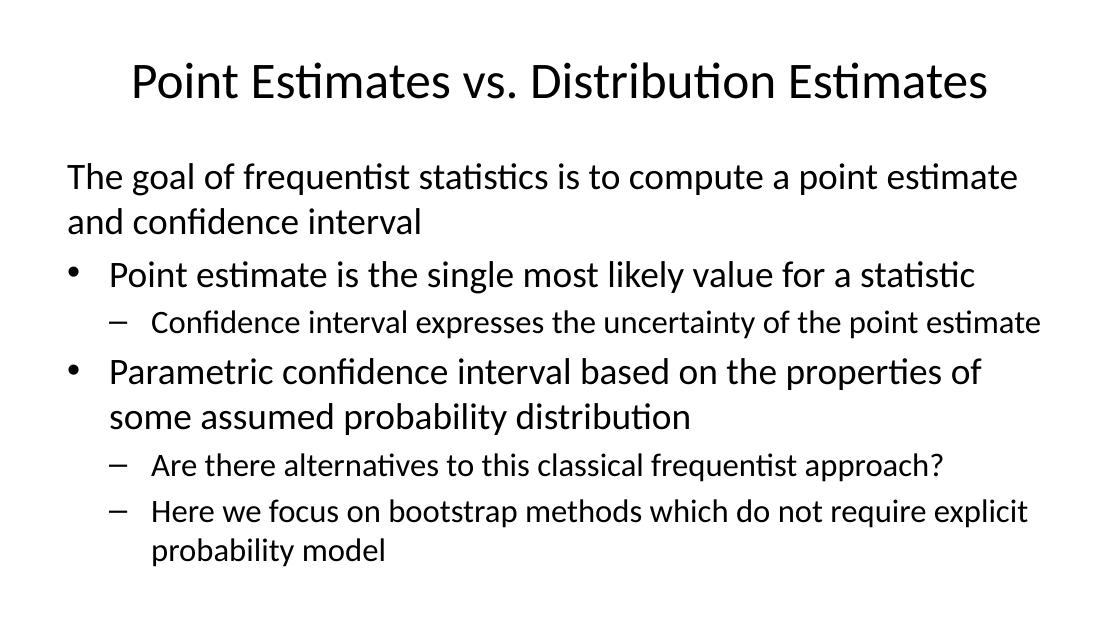
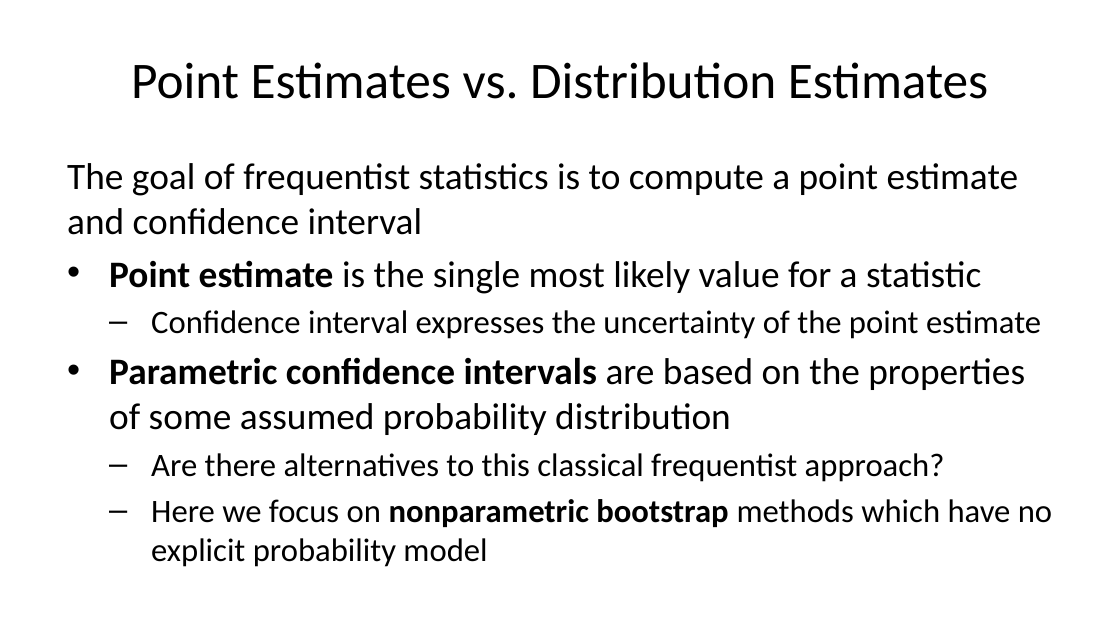
Before and after one commit to StephenElston/CSCI-E-83, a slide deck: slide 8 of LectureSlides/06b_IntroductionToBootstrap.pptx. Drawn at 1120x630 pixels with LibreOffice and Linux fonts; fonts in the diff are those of the drawing. Boxes give left, top, right and bottom in pixels: in the first picture for what was removed or moved away, otherwise in the second. Text is boxed around its words. In the diff, an @@ line names an element or a change of style, - is before the commit and + after.

```diff
--- a/LectureSlides/06b_IntroductionToBootstrap.pptx
+++ b/LectureSlides/06b_IntroductionToBootstrap.pptx
@@ text at <box>109,260,981,294</box>: bold on in "Point estimate" @@
@@ text at <box>109,357,1025,435</box>: text changed @@
-• Parametric confidence interval based on the properties of some assumed probability distribution
+• Parametric confidence intervals are based on the properties of some assumed probability distribution
@@ text at <box>151,499,1052,567</box>: text changed @@
-  – Here we focus on bootstrap methods which do not require explicit probability model
+  – Here we focus on nonparametric bootstrap methods which have no explicit probability model
```
Also in this commit, not shown: 13 other slides changed, 1 slide added, 1 slide removed, 1 other file.
